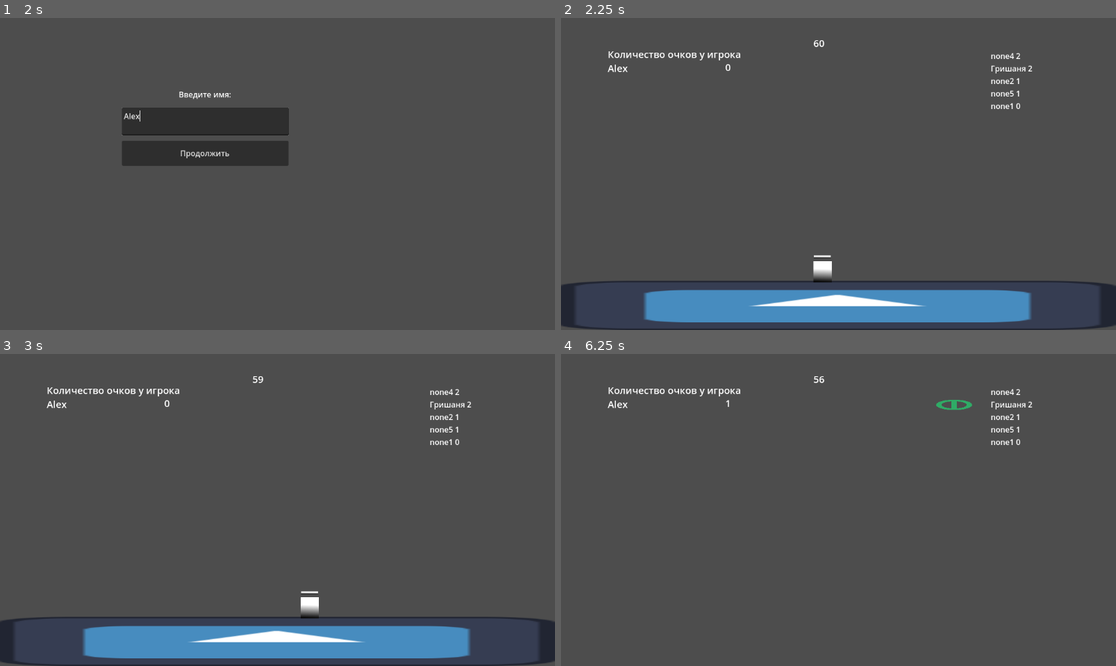
Above: before the commit, frames 1-4 (two rows, left to right).
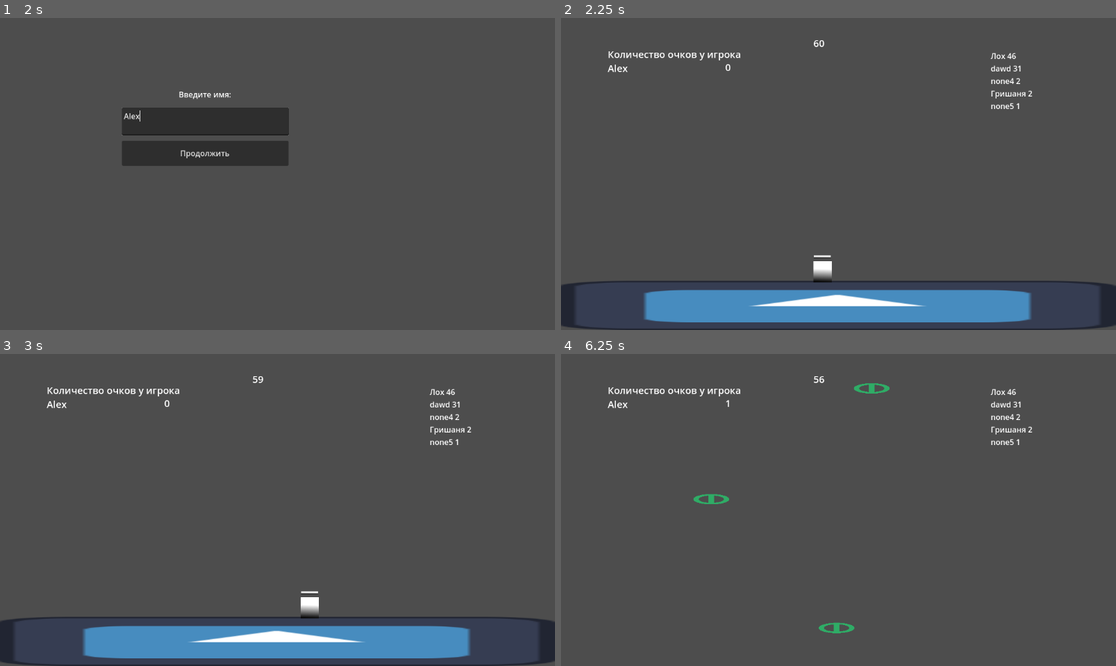
Above: after the commit, the same moments.

Repository: Grishanya030/Maslenitsa
Game: Godot game, scene res://mainMenu/menu.tscn
Same seed, same stepped clock (60 frames per second), same inputs: the game is played once before the commit and once after it. The engine's default icon, where the game draws it, is replaced by a stand-in: a white triangle on a blue panel in a dark square.
Inputs (mouse positions are in pixels of both pictures, inside the frame that each line leads up to):
- Up to frame 1 (2 s): click "Играть" at 0.5 s; click (205, 120) at 1.27 s; type "Alex" at 1.35 s
- Up to frame 2 (2.25 s): click "Продолжить" at 2 s
- Up to frame 3 (3 s): tap Enter (ui_accept) at 2.75, 2.85 s; hold Right (ui_right) from 2.78 s (still down)
- Up to frame 4 (6.25 s): tap Enter (ui_accept) at 3.02, 3.32, 3.6, 3.77, 4.07, 4.35, 5.1, 5.27, 5.57, 5.85, 6.02 s; release Right (ui_right) at 4.28 s; hold Left (ui_left) 4.28-5.03 s; hold Right (ui_right) from 5.03 s (still down)

Frame 1 is identical in both runs. In frame 2, 0.3% of the frame differs, in the area x 77-85%, y 11-30%; in frame 3, 0.3%; in frame 4, 0.8%, in the area x 23-85%, y 9-90%.

Commit message:
А оно уже и не надо

Diff:
--- a/Game/Blin.gd
+++ b/Game/Blin.gd
@@ -2,5 +2,6 @@
 const SPEED = 300.0
 
 func _physics_process(delta):
-	velocity.y += 100 * delta + 60 - Global.game_time
+	velocity.y += Global.gravity * delta
+
 	move_and_slide()
--- a/Game/MainHeroBody2D.gd
+++ b/Game/MainHeroBody2D.gd
@@ -11,8 +11,7 @@
 func _physics_process(delta):
 	var area = $Area2D.get_overlapping_bodies()
 	for body in area:
-		if (body != $Floor/CollisionShape2D3 || body != $Floor/CollisionShape2D2 || body != $Floor):
-			body.queue_free()
+		body.queue_free()
 		Global.points+=1
 
 
--- a/Game/game.gd
+++ b/Game/game.gd
@@ -15,16 +15,18 @@
 func _process(delta):
 	label_points.text = str(Global.points)
 	time_label.text = str(round(time_timer.time_left))
-	Global.game_time = round(time_timer.time_left)
+	Global.gravity = 360 - round(time_timer.time_left)*2
 	pass
 
 func blin_spawn():
 	var blin = blin_pre.instantiate()
 	blin.position= Vector2(randi_range(100,1100), -500)
 	$Blins.add_child(blin)
+	pass
 
 func _on_blin_timer_timeout():
 	blin_spawn()
+	pass
 
 func _on_game_end_timeout():
 	get_tree().change_scene_to_file("res://mainMenu/finish.tscn")
--- a/Game/game.tscn
+++ b/Game/game.tscn
@@ -31,7 +31,7 @@
 [node name="Blins" type="Node" parent="."]
 
 [node name="BlinTimer" type="Timer" parent="Blins"]
-wait_time = 2.0
+wait_time = 0.4
 autostart = true
 
 [node name="Texts" type="Node" parent="."]
--- /dev/null
+++ b/blin2.gd
@@ -0,0 +1,28 @@
+extends CharacterBody2D
+
+
+const SPEED = 300.0
+const JUMP_VELOCITY = -400.0
+
+# Get the gravity from the project settings to be synced with RigidBody nodes.
+var gravity = ProjectSettings.get_setting("physics/2d/default_gravity")
+
+
+func _physics_process(delta):
+	# Add the gravity.
+	if not is_on_floor():
+		velocity.y += gravity * delta
+
+	# Handle jump.
+	if Input.is_action_just_pressed("ui_accept") and is_on_floor():
+		velocity.y = JUMP_VELOCITY
+
+	# Get the input direction and handle the movement/deceleration.
+	# As good practice, you should replace UI actions with custom gameplay actions.
+	var direction = Input.get_axis("ui_left", "ui_right")
+	if direction:
+		velocity.x = direction * SPEED
+	else:
+		velocity.x = move_toward(velocity.x, 0, SPEED)
+
+	move_and_slide()
--- a/global.gd
+++ b/global.gd
@@ -6,6 +6,7 @@
 var Leaders_Points = []
 var LeagersList = ""
 var game_time = 0
+var gravity = 100
 
 func readLeaders():
 	var file = FileAccess.open("res://Game/leaderboard.txt", FileAccess.READ)
Not shown, changed: Game/leaderboard.txt
